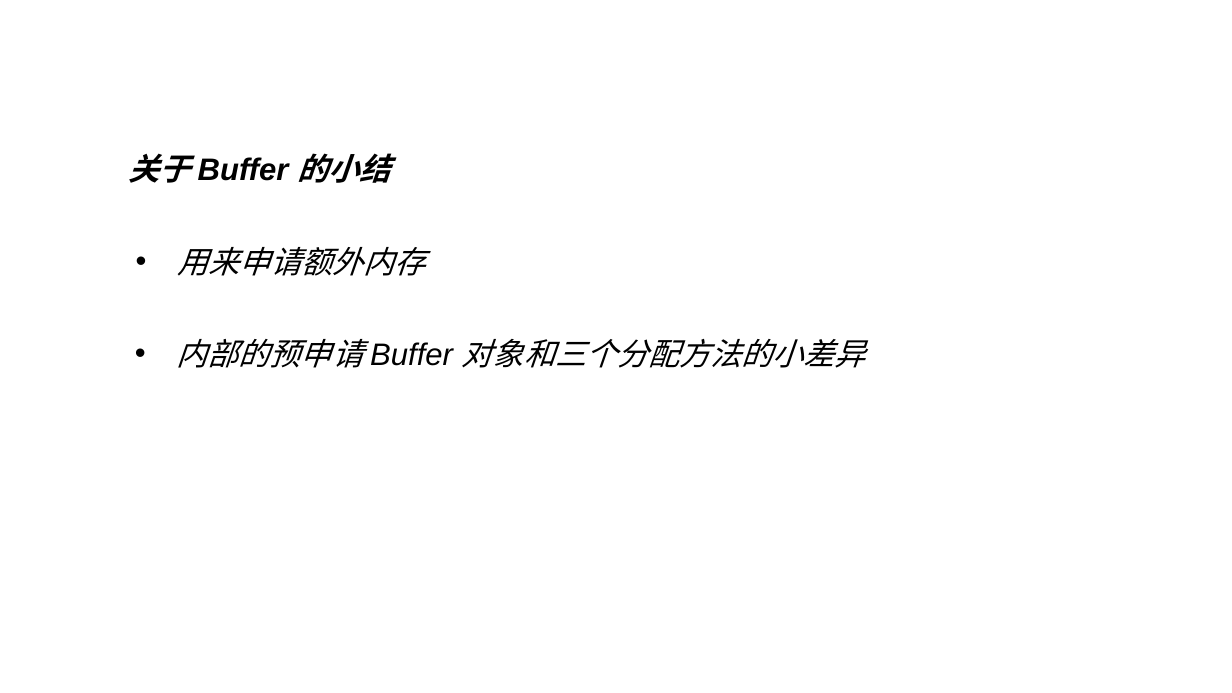
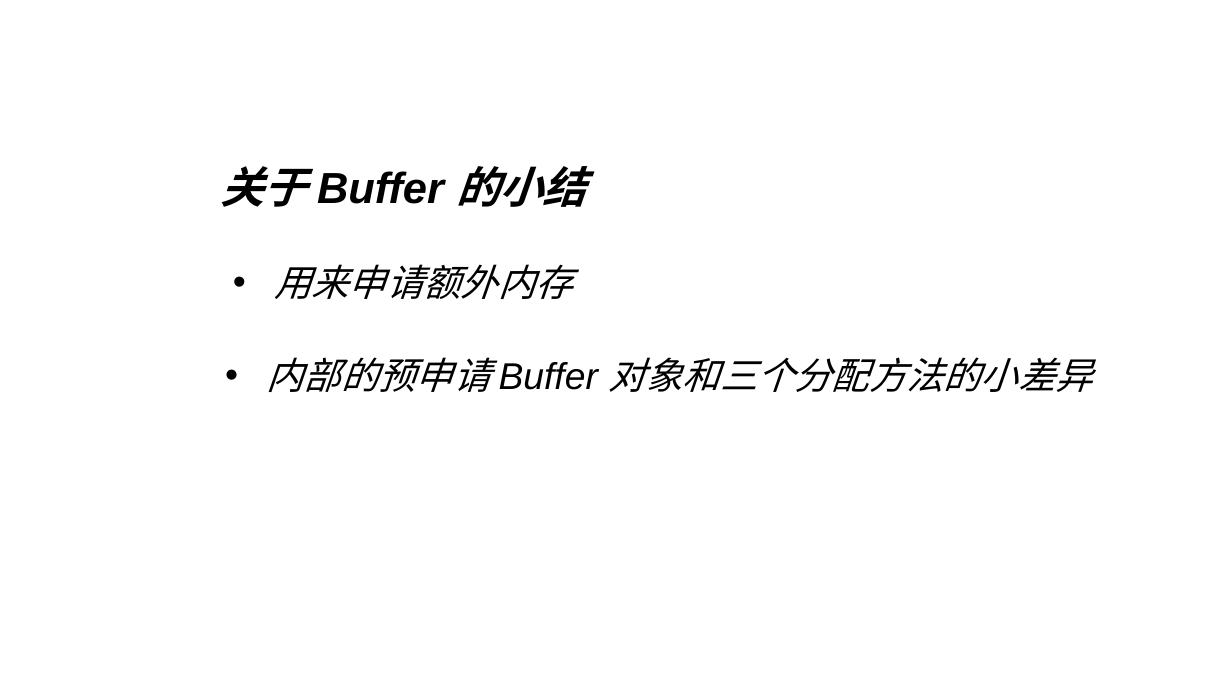
Before and after one commit to KEXUJIAN/stream-demo, a slide deck: slide 9 of stream.ppt (slide 6 before the commit). Drawn at 1232x693 pixels with LibreOffice and Linux fonts; fonts in the diff are those of the drawing. Boxes give left, top, right and bottom in pixels: in the first picture for what was removed or moved away, otherwise in the second. Text is boxed around its words. In the diff, an @@ line names an element or a change of style, - is before the commit and + after.

```diff
--- a/stream.ppt
+++ b/stream.ppt
@@ text "关于 Buffer 的小结": place and size @@
-text "关于 Buffer 的小结" at <box>128,153,390,183</box>
+text "关于 Buffer 的小结" at <box>220,166,586,207</box>
@@ text "关于 Buffer 的小结" at <box>220,166,586,207</box>: size 20 to 28 pt @@
@@ text "用来申请额外内存": place and size @@
-text "用来申请额外内存" at <box>177,247,426,276</box>
+text "用来申请额外内存" at <box>274,264,572,299</box>
@@ text "用来申请额外内存" at <box>274,264,572,299</box>: size 20 to 24 pt @@
@@ text "内部的预申请 Buffer 对象和三个分配方法的小差异" at <box>267,357,1092,392</box>: size 20 to 24 pt @@
@@ text "内部的预申请 Buffer 对象和三个分配方法的小差异": place and size @@
-text "内部的预申请 Buffer 对象和三个分配方法的小差异" at <box>177,339,866,368</box>
+text "内部的预申请 Buffer 对象和三个分配方法的小差异" at <box>267,357,1092,392</box>
```
Also in this commit, not shown: 15 other slides changed, 4 slides added, 2 slides removed, 3 other files.
